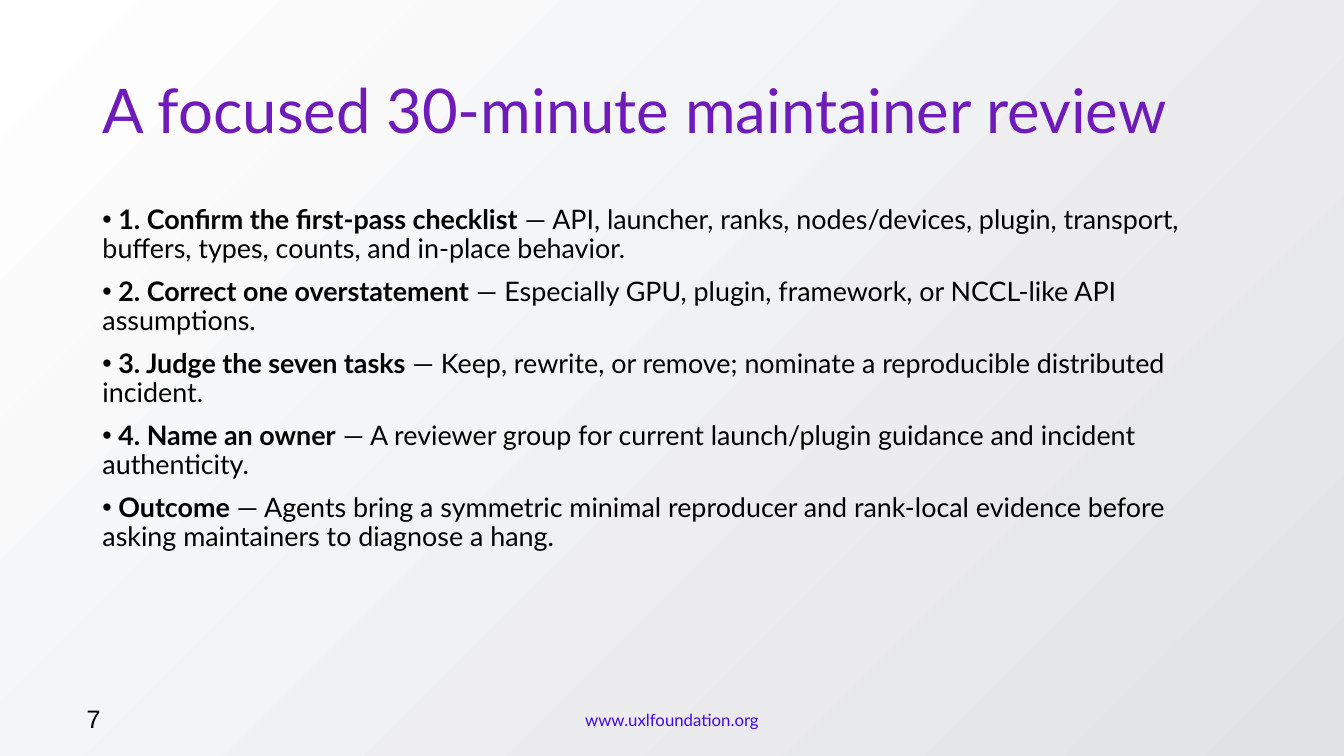
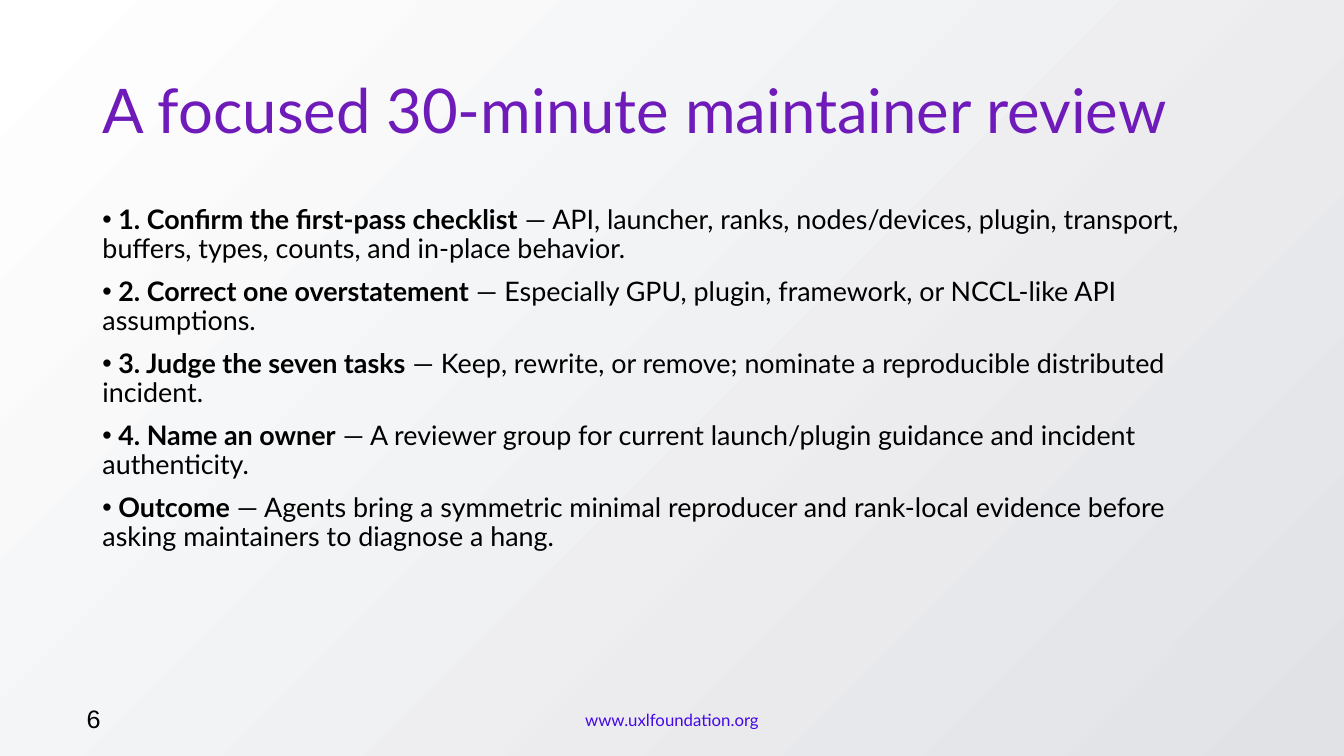
Before and after one commit to uxlfoundation/skills, a slide deck: slide 6 of evaluation/dashboard/public/decks/uxl-oneccl-maintainer-briefing.pptx (slide 7 before the commit). Drawn at 1344x756 pixels with LibreOffice and Linux fonts; fonts in the diff are those of the drawing; background and template pictures are left out. Boxes give left, top, right and bottom in pixels: in the first picture for what was removed or moved away, otherwise in the second. Text is boxed around its words. In the diff, an @@ line names an element or a change of style, - is before the commit and + after.

Commit message:
Simplify maintainer briefing decks (#19)

```diff
--- a/evaluation/dashboard/public/decks/uxl-oneccl-maintainer-briefing.pptx
+++ b/evaluation/dashboard/public/decks/uxl-oneccl-maintainer-briefing.pptx
@@ text at <box>87,710,101,729</box>: text changed @@
-7
+6
```
Also in this commit, not shown: 4 other slides changed, 1 slide removed, 22 other files.
